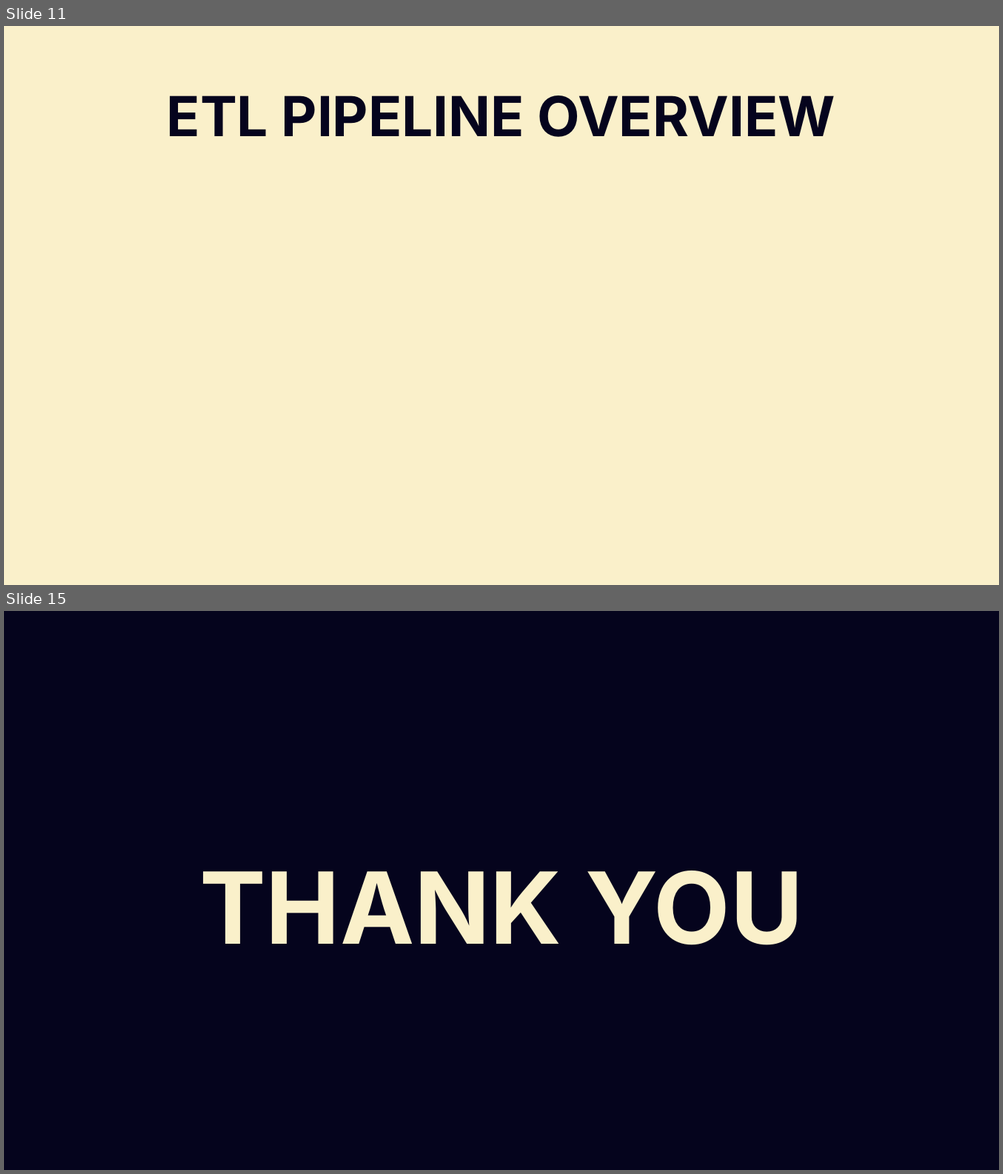
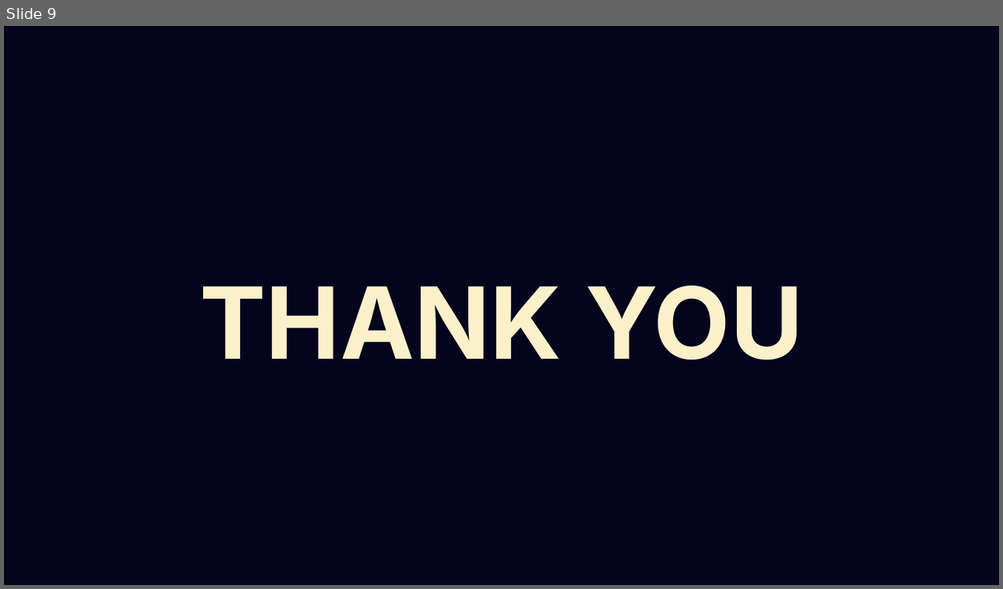
Before and after one commit to nair-j-karthik/DS-5110, a slide deck: docs/Final Presenation.pptx. Shown one above the other, each under a label of ours: slides 11 and 15 before the commit, slide 9 after it; the slides between them are not shown. The pictures are 1003x1174 and 1003x589 pixels, drawn with LibreOffice and Linux fonts; fonts in the diff are those of the drawing; background and template pictures are left out. Boxes give left, top, right and bottom in pixels: in the first picture for what was removed or moved away, otherwise in the second. Text is boxed around its words. In the diff, an @@ line names an element or a change of style, - is before the commit and + after.

```diff
--- a/docs/Final Presenation.pptx
+++ b/docs/Final Presenation.pptx
@@ slide 11 removed at <box>4,26,999,585</box>, background #FAF0CA @@
@@ text removed at <box>167,96,834,137</box> @@
-ETL PIPELINE OVERVIEW
@@ what was slide 15 is now slide 9 @@
```
Also in this commit, not shown: 4 slides changed, 4 slides added, 9 other slides removed.
